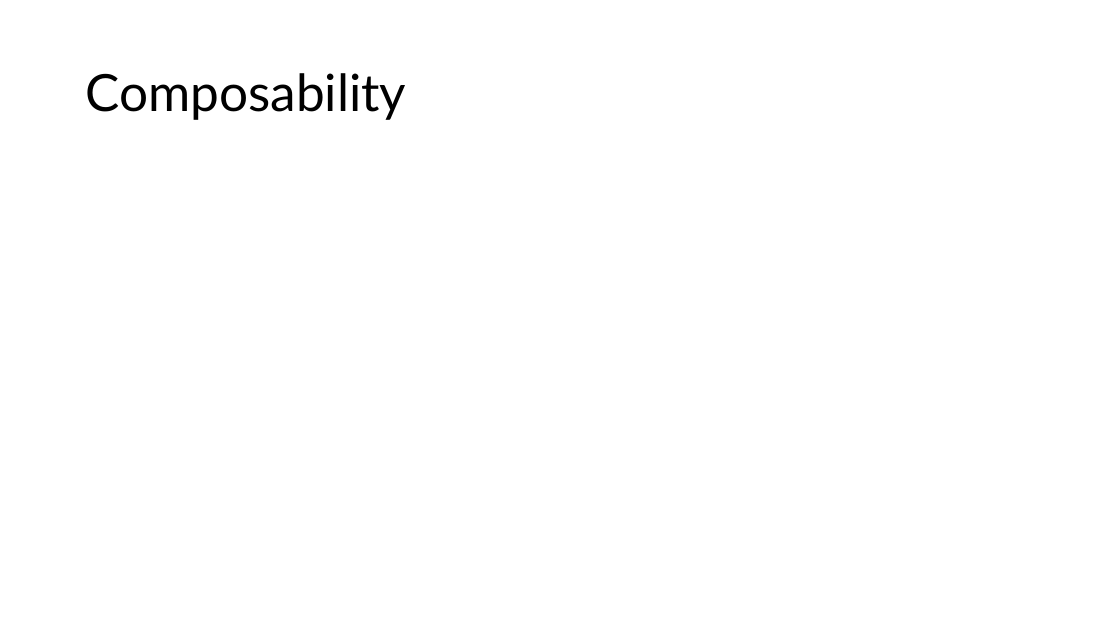
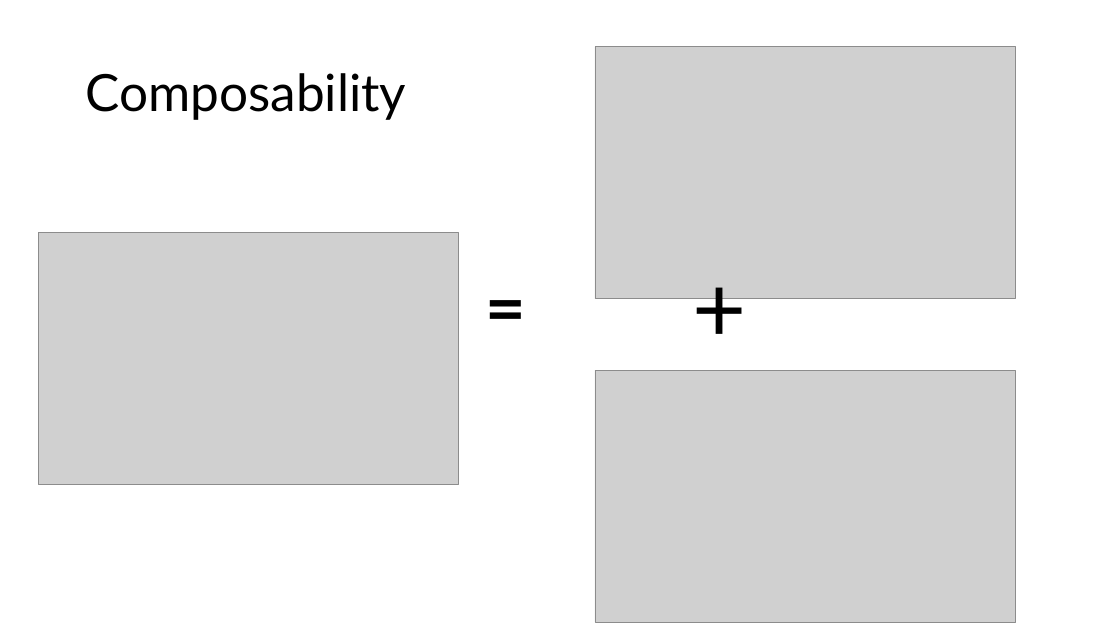
Before and after one commit to ttrikalin/des-R-course, a slide deck: slide 3 of materials/03_Sampling.pptx (slide 4 before the commit). Drawn at 1120x630 pixels with LibreOffice and Linux fonts; fonts in the diff are those of the drawing; grey boxes stand for pictures. Boxes give left, top, right and bottom in pixels: in the first picture for what was removed or moved away, otherwise in the second. Text is boxed around its words. In the diff, an @@ line names an element or a change of style, - is before the commit and + after.

```diff
--- a/materials/03_Sampling.pptx
+++ b/materials/03_Sampling.pptx
@@ picture added at (595, 47, 1015, 299) @@
@@ picture added at (38, 232, 458, 484) @@
@@ text added at (477, 259, 532, 352), 60 pt, text #000000, bold @@
+=
@@ text added at (685, 245, 752, 366), 80 pt, text #000000 @@
++
@@ picture added at (595, 371, 1015, 623) @@
```
Also in this commit, not shown: 3 other slides changed, 10 slides added, 1 slide removed, 20 other files.
